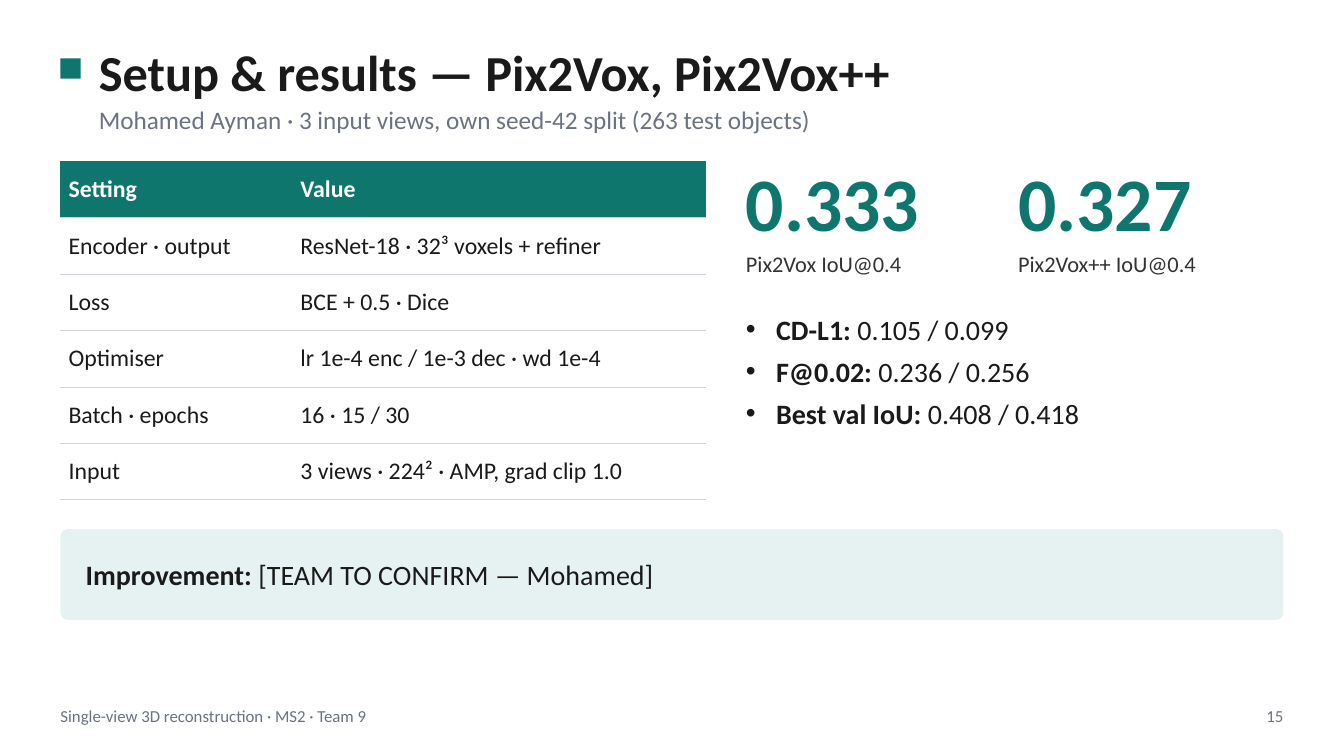
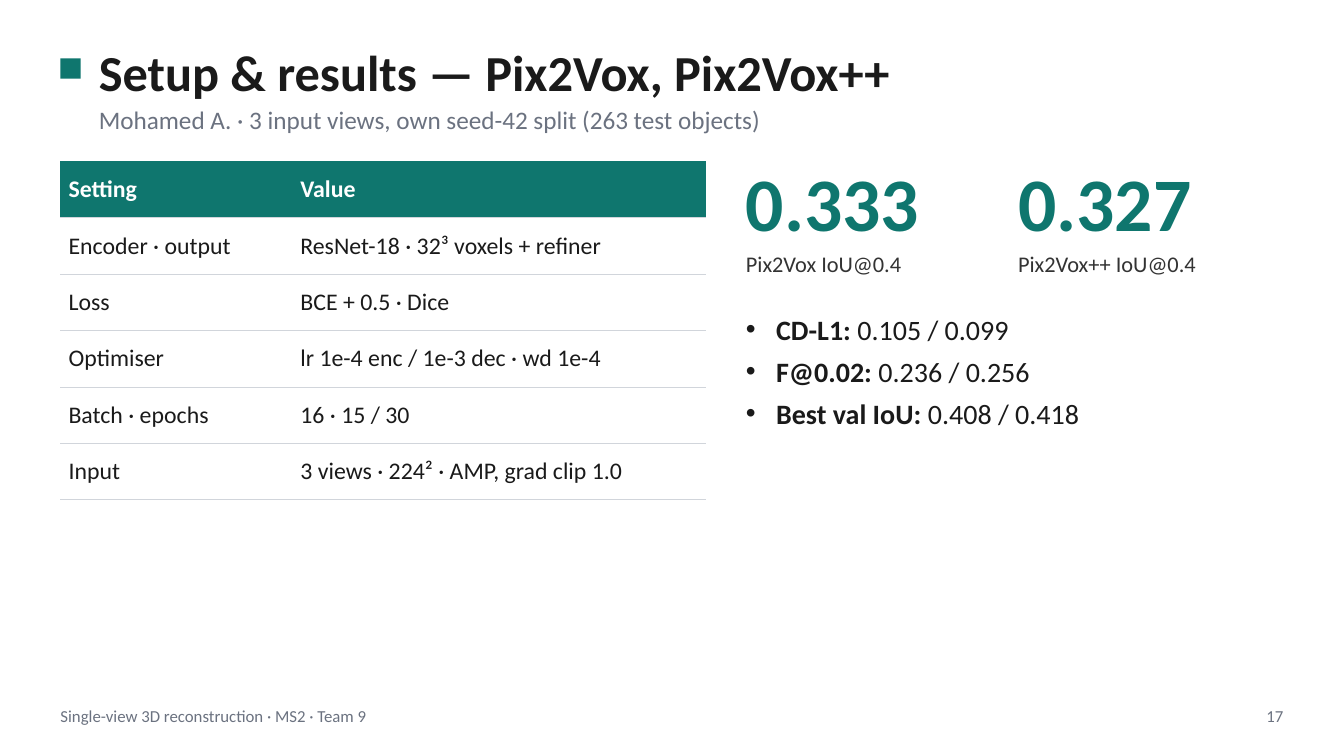
Before and after one commit to NoureldinAbdelrahman/home-omni3d, a slide deck: slide 17 of docs/ms2/ms2_problem_definition.pptx (slide 15 before the commit). Drawn at 1344x756 pixels with LibreOffice and Linux fonts; fonts in the diff are those of the drawing. Boxes give left, top, right and bottom in pixels: in the first picture for what was removed or moved away, otherwise in the second. Text is boxed around its words. In the diff, an @@ line names an element or a change of style, - is before the commit and + after.

```diff
--- a/docs/ms2/ms2_problem_definition.pptx
+++ b/docs/ms2/ms2_problem_definition.pptx
@@ text at [99,111,760,134]: text changed @@
-Mohamed Ayman · 3 input views, own seed-42 split (263 test objects)
+Mohamed A. · 3 input views, own seed-42 split (263 test objects)
@@ rounded rectangle removed at [60,529,1284,620] @@
@@ text removed at [86,564,654,590] @@
-Improvement: [TEAM TO CONFIRM — Mohamed]
@@ text at [1266,711,1283,722]: text changed @@
-15
+17
```
Also in this commit, not shown: 13 other slides changed, 3 slides added, 2 other files.
